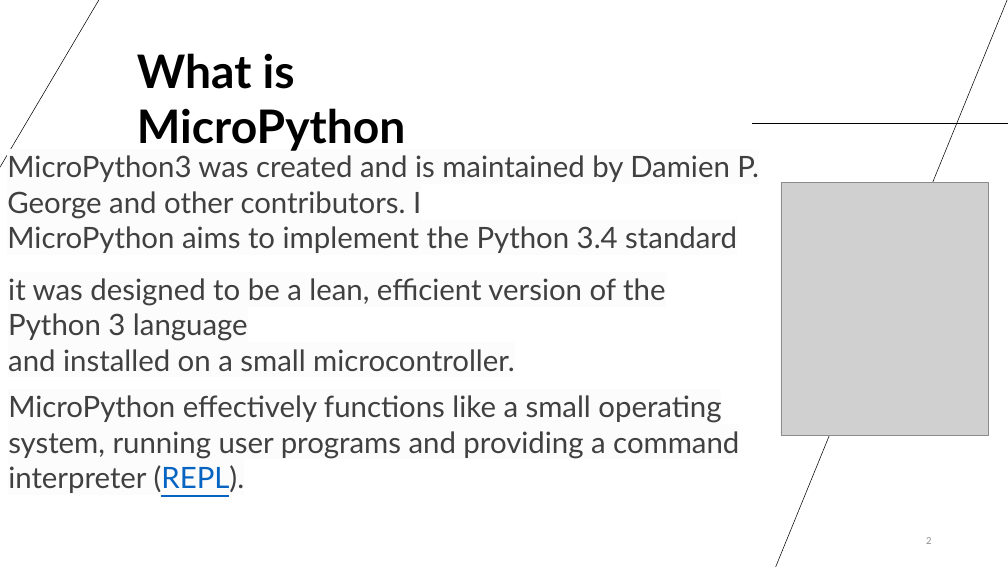
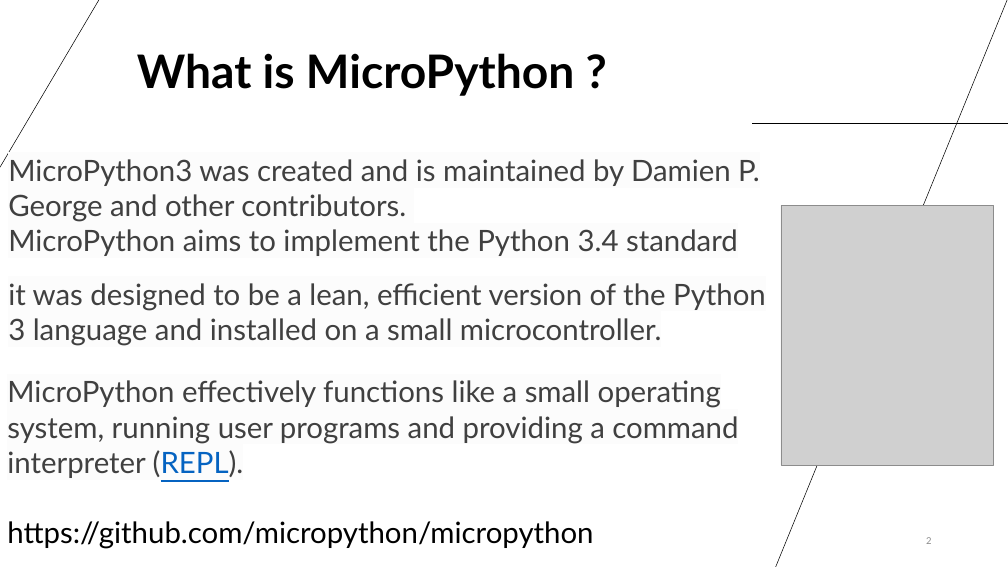
Before and after one commit to Shehabhassan1/Micro_python_with_ESP8266, a slide deck: slide 2 of Tutorial/lesson1/Micro python With ESP8266-1.pptx. Drawn at 1008x567 pixels with LibreOffice and Linux fonts; fonts in the diff are those of the drawing; grey boxes stand for pictures. Boxes give left, top, right and bottom in pixels: in the first picture for what was removed or moved away, otherwise in the second. Text is boxed around its words. In the diff, an @@ line names an element or a change of style, - is before the commit and + after.

```diff
--- a/Tutorial/lesson1/Micro python With ESP8266-1.pptx
+++ b/Tutorial/lesson1/Micro python With ESP8266-1.pptx
@@ text at (x1=137, y1=53, x2=575, y2=96): text changed @@
-What is MicroPython
+What is MicroPython ?
@@ text at (x1=8, y1=159, x2=760, y2=222): text changed @@
-MicroPython3 was created and is maintained by Damien P. George and other contributors. I
+MicroPython3 was created and is maintained by Damien P. George and other contributors.
@@ picture resized from (x1=781, y1=182, x2=988, y2=435) to (x1=781, y1=206, x2=994, y2=466) @@
@@ text at (x1=8, y1=283, x2=766, y2=345): text changed @@
-it was designed to be a lean, efficient version of the Python 3 language
-and installed on a small microcontroller.
+it was designed to be a lean, efficient version of the Python 3 language and installed on a small microcontroller.
@@ text "MicroPython effectively functions like a ..." moved from (x1=8, y1=395, x2=739, y2=493) to (x1=7, y1=380, x2=738, y2=549) @@
@@ text at (x1=7, y1=521, x2=593, y2=549): paragraph added @@
+https://github.com/micropython/micropython
```
Also in this commit, not shown: 5 other slides changed, 7 other files.
